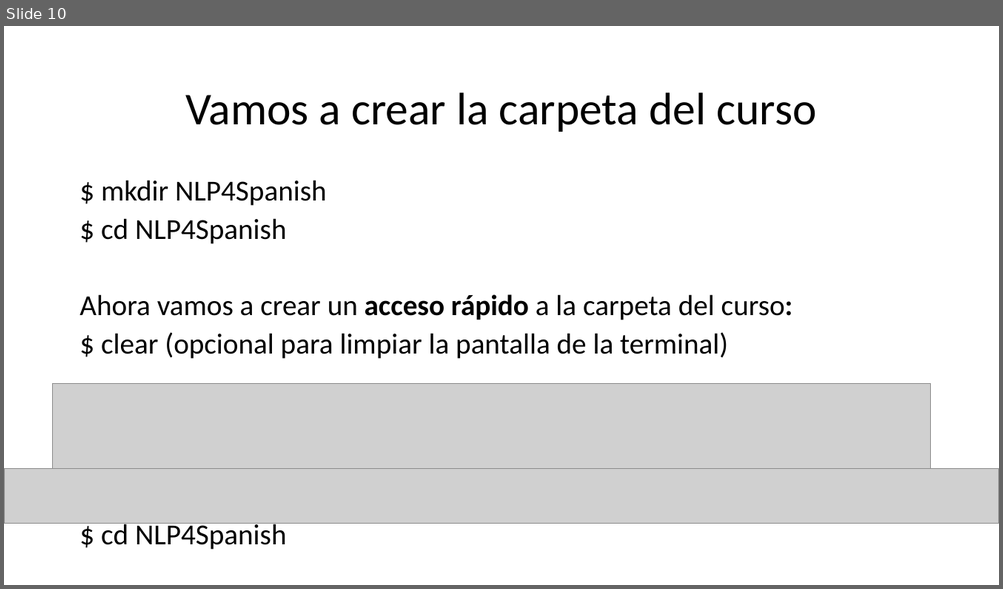
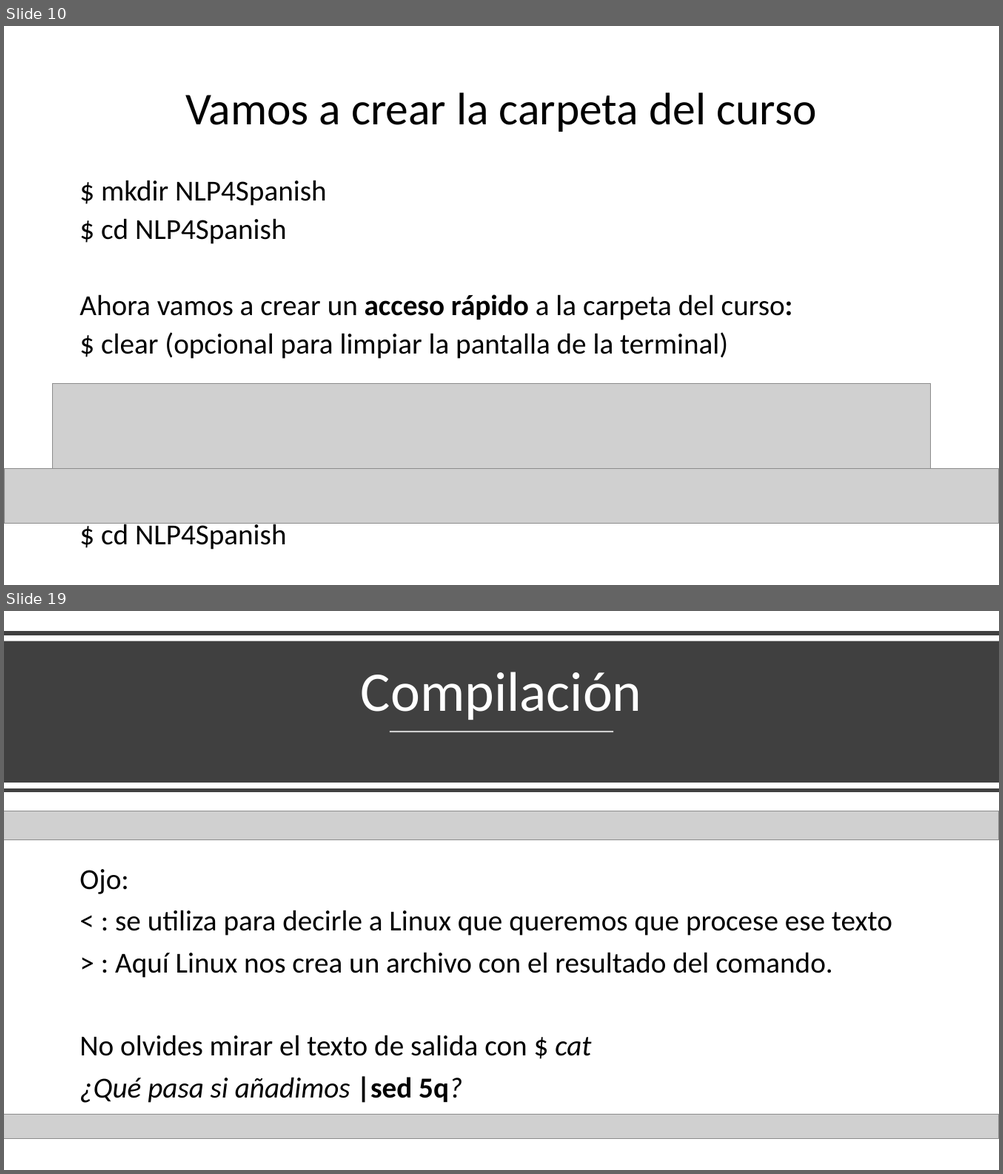
Before and after one commit to falconrr/NLP4SPanish2022, a slide deck: Week 1/Classes/Clase1.pptx. Shown one above the other, each under a label of ours: slide 10 before the commit, slides 10 and 19 after it; the slides between them are not shown. The pictures are 1003x589 and 1003x1174 pixels, drawn with LibreOffice and Linux fonts; fonts in the diff are those of the drawing; grey boxes stand for pictures. Boxes give left, top, right and bottom in pixels: in the first picture for what was removed or moved away, otherwise in the second. Text is boxed around its words. In the diff, an @@ line names an element or a change of style, - is before the commit and + after.

```diff
--- a/Week 1/Classes/Clase1.pptx
+++ b/Week 1/Classes/Clase1.pptx
@@ slide 19 added at <box>4,611,999,1170</box>, background #FFFFFF @@
@@ line added from (4, 633) to (999, 633), #404040 4 pt @@
@@ rectangle added at <box>4,641,999,783</box>, fill #404040 @@
@@ title added at <box>361,672,642,720</box>, 54 pt, text #FFFFFF @@
+Compilación
@@ line added from (390, 732) to (614, 732), #FFFFFF 1.5 pt @@
@@ line added from (4, 791) to (999, 791), #404040 4 pt @@
@@ picture added at <box>4,811,999,840</box> @@
@@ text added at <box>79,869,892,1103</box>, 28 pt, text #000000 @@
+Ojo:
+< : se utiliza para decirle a Linux que queremos que procese ese texto
+> : Aquí Linux nos crea un archivo con el resultado del comando.
+No olvides mirar el texto de salida con $ cat
+¿Qué pasa si añadimos |sed 5q?
@@ picture added at <box>4,1115,999,1139</box> @@
```
Also in this commit, not shown: 4 slides changed, 15 other slides added, 1 slide removed, 9 other files.
